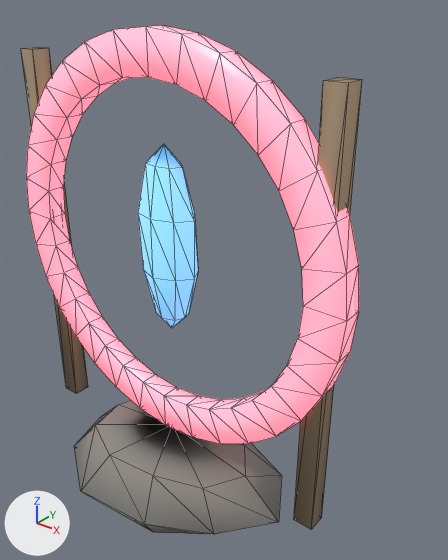
Renders of the glTF model assets/models/world/route_markers.gltf from each side of a commit.
Rendered twice from a camera (50 mm lens) standing at (1.39, -1.4, 0.84) and looking at (0.17, 0.12, -0.1). Arrows for +X, +Y and +Z are at lower left; the lights stay in place. The first picture is the older version. Mesh edges are drawn as thin lines. Where no turn or scale is listed for an object, it has been applied to the vertices.

Objects in the first picture: 'left support mast', 'objective shard', 'right support mast', 'route gate ring', 'stacked cairn base'.
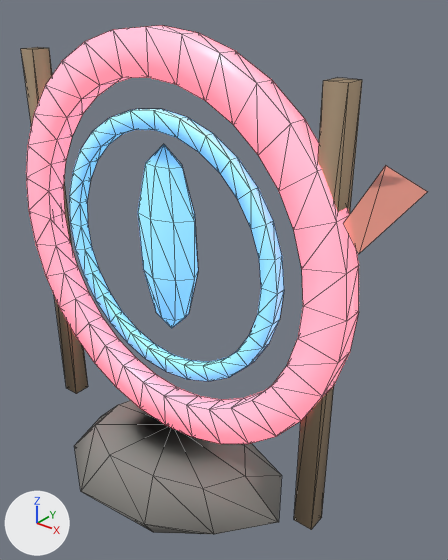
Location of each change, (x1, y1, x2, y2) in pixels of the pictures (448 x 560 px):
```json
{"object": "inner readable route gate ring", "change": "added", "after": [69, 109, 284, 381], "on screen": "blue"}
{"object": "weathered route pennant cloth", "change": "added", "after": [343, 165, 427, 254]}
```

Edits to the scene script, one JSON object a line:
```json
{"op": "add", "block": "mat_weathered_route_pennant", "code": ["mat_weathered_route_pennant = principled_material('weathered route pennant')", "mat_weathered_route_pennant.base_color = (0.82, 0.28, 0.2)  # pink #ea907c", "mat_weathered_route_pennant.roughness = 0.76", "mat_weathered_route_pennant.alpha = 0.82"]}
{"op": "add", "block": "me_weathered_route_pennant_cloth", "code": ["me_weathered_route_pennant_cloth = bpy.data.meshes.new('weathered route pennant cloth')", "me_weathered_route_pennant_cloth.from_pydata([(0.634, 0.297, 0.35), (0.831, 0.129, 0.35), (0.883, -0.346, 0.35), (0.774, -0.212, 0.35)], [], [(0, 1, 2), (0, 2, 3)])", "me_weathered_route_pennant_cloth.materials.append(mat_weathered_route_pennant)  # pink #ea907c"]}
{"op": "add", "block": "me_inner_readable_route_gate_ring", "code": ["me_inner_readable_route_gate_ring = bpy.data.meshes.new('inner readable route gate ring')", "me_inner_readable_route_gate_ring.from_pydata(...)  # 112 vertices, 224 faces; spans x -0.48..0.48, y -0.018..0.018, z -0.48..0.48", "me_inner_readable_route_gate_ring.materials.append(mat_cool_objective_shard)  # blue #a2e2ff, glowing blue #59a0da"]}
{"op": "add", "block": "ob_weathered_route_pennant_cloth", "code": ["ob_weathered_route_pennant_cloth = bpy.data.objects.new('weathered route pennant cloth', me_weathered_route_pennant_cloth)", "ob_weathered_route_pennant_cloth.location = (0.0, 0.0, 0.0)"]}
{"op": "add", "block": "ob_inner_readable_route_gate_ring", "code": ["ob_inner_readable_route_gate_ring = bpy.data.objects.new('inner readable route gate ring', me_inner_readable_route_gate_ring)", "ob_inner_readable_route_gate_ring.location = (0.0, 0.0, 0.0)"]}
```
